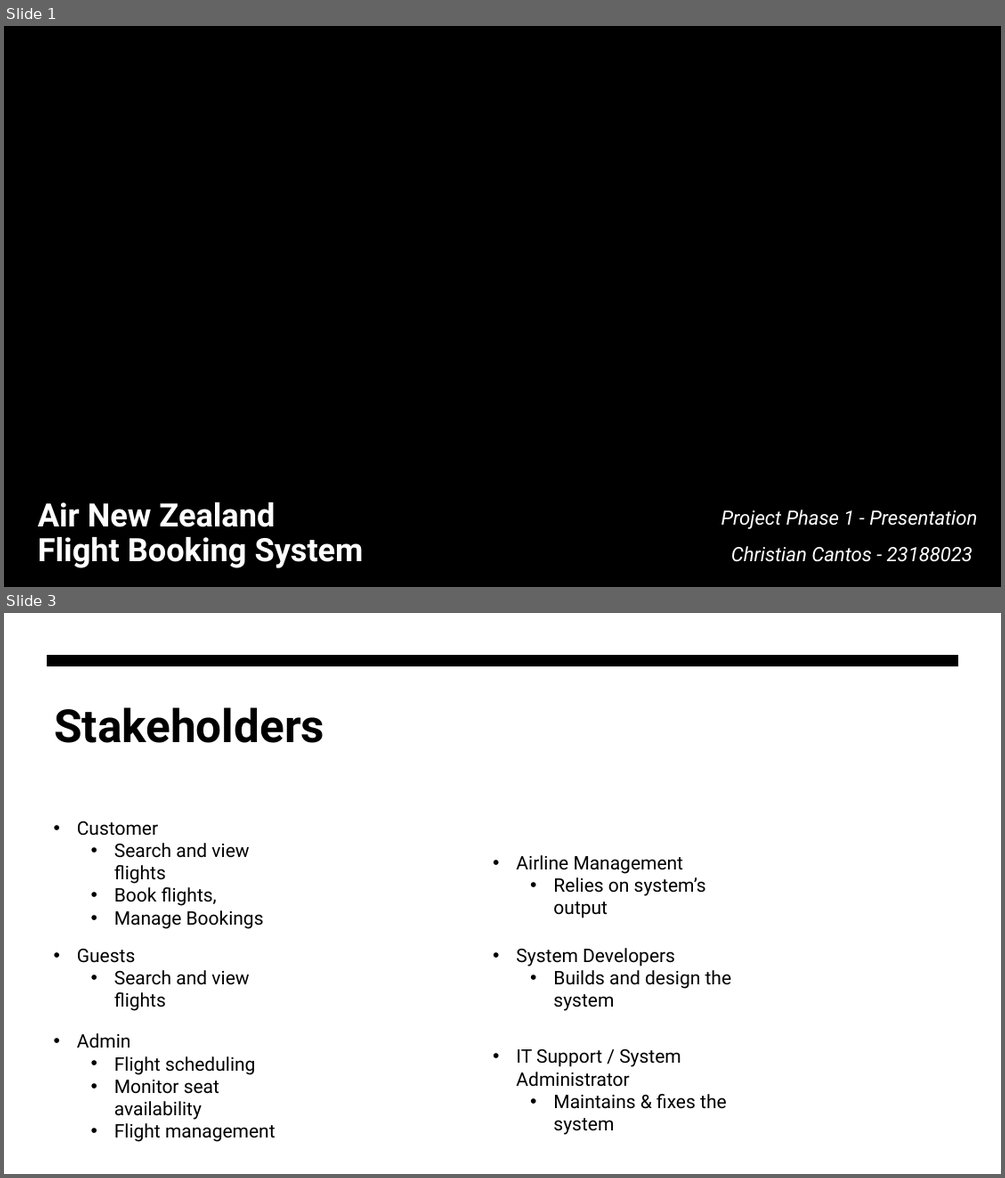
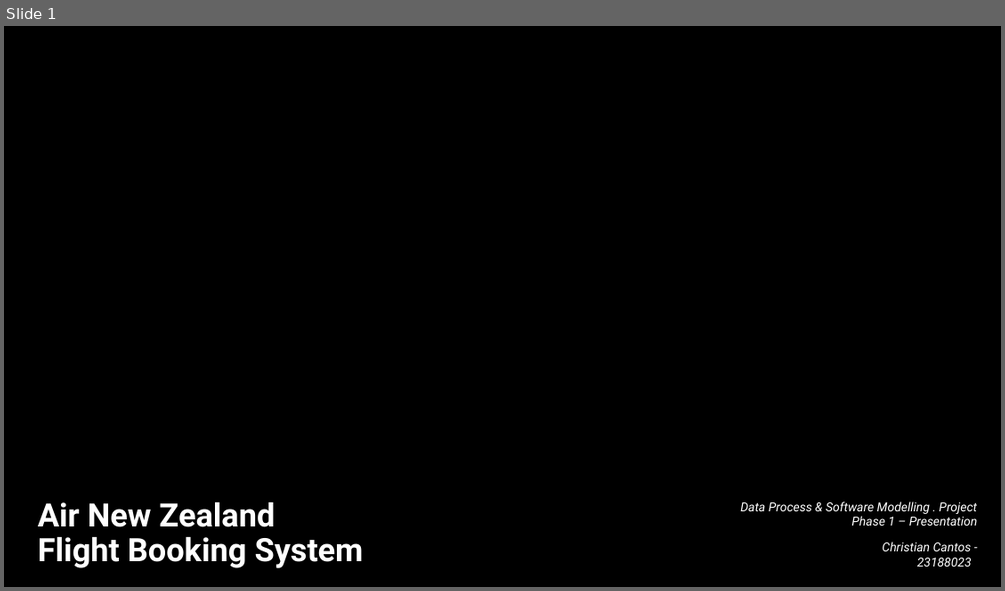
Before and after one commit to Ianieee36/ENSE706_Project, a slide deck: FBS_Presentation.pptx. Shown one above the other, each under a label of ours: slides 1 and 3 before the commit, slide 1 after it; the slides between them are not shown. The pictures are 1005x1178 and 1005x591 pixels, drawn with LibreOffice and Linux fonts; fonts in the diff are those of the drawing; background and template pictures are left out. Boxes give left, top, right and bottom in pixels: in the first picture for what was removed or moved away, otherwise in the second. Text is boxed around its words. In the diff, an @@ line names an element or a change of style, - is before the commit and + after.

```diff
--- a/FBS_Presentation.pptx
+++ b/FBS_Presentation.pptx
@@ slide 3 removed at [4, 613, 1001, 1174], background #FFFFFF @@
@@ freeform shape removed at [47, 655, 959, 666] @@
@@ title removed at [54, 707, 324, 743] @@
-Stakeholders
@@ text removed at [77, 821, 264, 929] @@
-• Customer
-  • Search and view flights
-  • Book flights,
-  • Manage Bookings
@@ text removed at [516, 855, 706, 918] @@
-• Airline Management
-  • Relies on system’s output
@@ text removed at [77, 949, 249, 1011] @@
-• Guests
-  • Search and view flights
@@ text removed at [516, 948, 732, 1011] @@
-• System Developers
-  • Builds and design the system
@@ text removed at [77, 1033, 275, 1142] @@
-• Admin
-  • Flight scheduling
-  • Monitor seat availability
-  • Flight management
@@ text removed at [516, 1049, 727, 1135] @@
-• IT Support / System Administrator
-  • Maintains & fixes the system
@@ slide 1 changed as well @@
@@ subtitle at [740, 501, 978, 525]: text changed; size 19 to 12 pt @@
-Project Phase 1 - Presentation
+Data Process & Software Modelling . Project Phase 1 – Presentation
@@ subtitle at [882, 541, 971, 566]: size 19 to 12 pt in "Christian Cantos - 23188023"; line spacing 1.1 to 1 @@
```
Also in this commit, not shown: 3 other slides changed, 5 slides added, 2 other slides removed, 1 other file.
